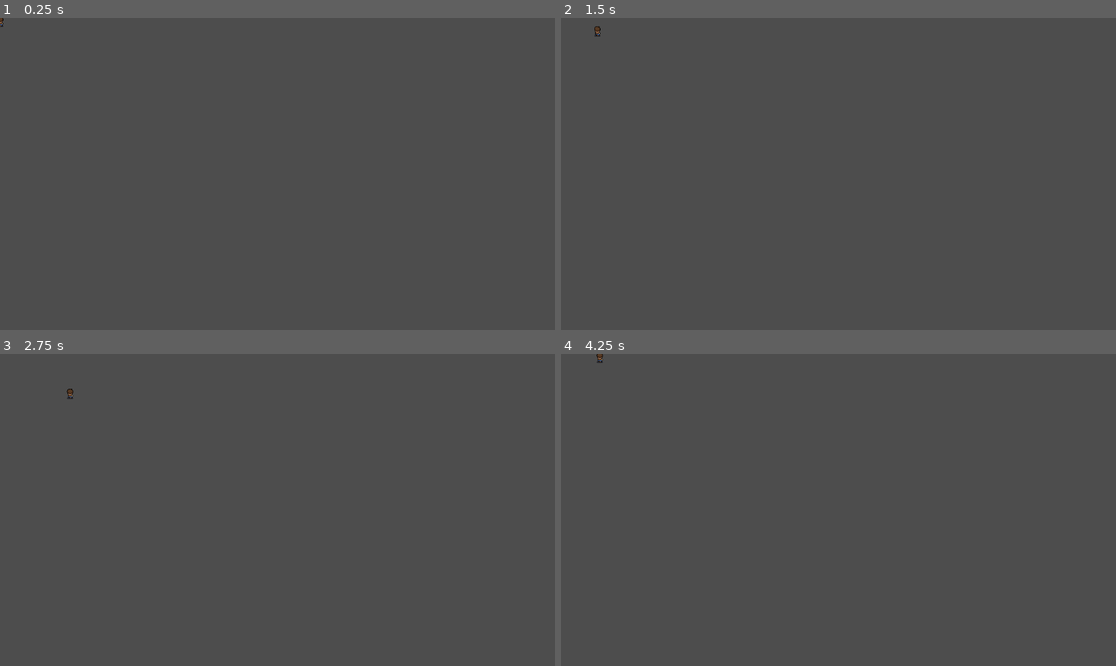
Above: before the commit, frames 1-4 (two rows, left to right).
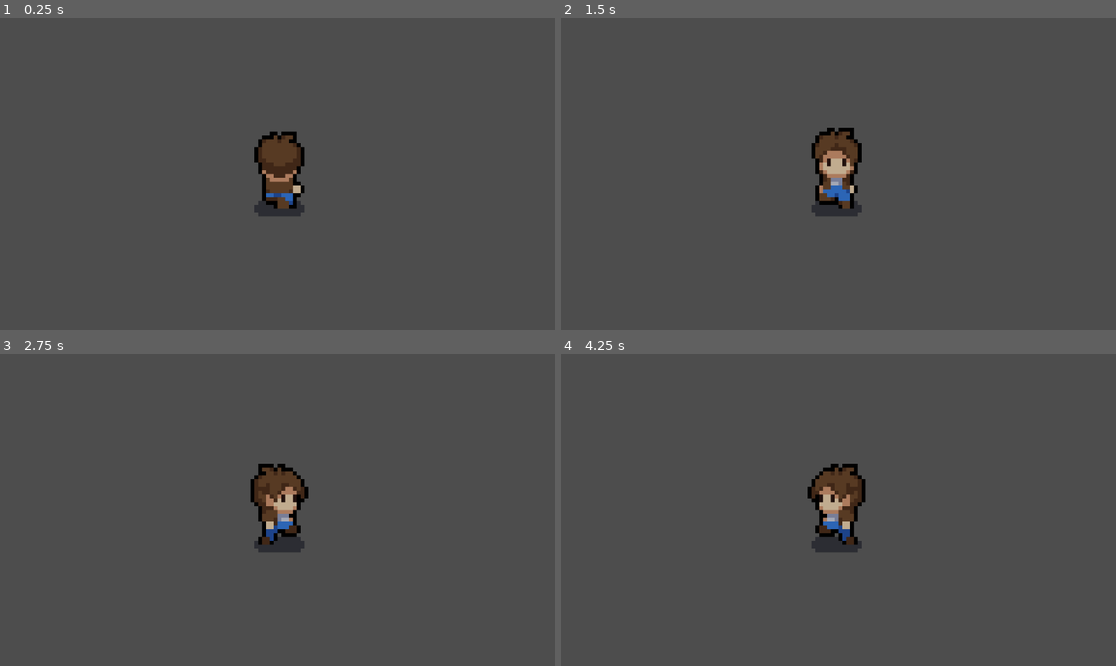
Above: after the commit, the same moments.

Repository: Cowelist/Sosse-sompen
Game: Godot game, scene res://Scene/Characters/Main_player/player_1.tscn
Same seed, same stepped clock (60 frames per second), same inputs: the game is played once before the commit and once after it.
Inputs:
- Up to frame 1 (0.25 s): no input
- Up to frame 2 (1.5 s): tap Enter at 0.5 s; hold D (dir_Right) 0.53-1.28 s; hold S (dir_Down) from 1.28 s (still down)
- Up to frame 3 (2.75 s): release S (dir_Down) at 2.03 s; hold D (dir_Right) from 2.03 s (still down)
- Up to frame 4 (4.25 s): release D (dir_Right) at 2.78 s; hold W (dir_Up) 2.78-3.53 s; hold A (dir_Left) from 3.53 s (still down)

The runs differ from the first frame. In frame 1, 2.1% of the frame differs, in the area x 0-55%, y 0-64%; in frame 2, 2.2%; in frame 3, 2.3%, in the area x 12-56%, y 11-64%; in frame 4, 2.3%.

Commit message:
Full body movment basic
Ferdig med basen til spiller karakteren

Diff:
--- a/Scene/Characters/Main_player/player_1.tscn
+++ b/Scene/Characters/Main_player/player_1.tscn
@@ -287,6 +287,10 @@
 "name": &"walk_side",
 "speed": 5.0
 }]
+
+[sub_resource type="CapsuleShape2D" id="CapsuleShape2D_8ld86"]
+radius = 7.0
+height = 22.0
 
 [node name="Player1" type="CharacterBody2D"]
 script = ExtResource("1_6ebfk")
@@ -294,3 +298,14 @@
 [node name="AnimatedSprite2D" type="AnimatedSprite2D" parent="."]
 sprite_frames = SubResource("SpriteFrames_kek80")
 animation = &"walk_back"
+
+[node name="Camera2D" type="Camera2D" parent="."]
+position = Vector2(0, 8)
+zoom = Vector2(2, 2)
+
+[node name="CollisionShape2D" type="CollisionShape2D" parent="."]
+position = Vector2(0, 7)
+shape = SubResource("CapsuleShape2D_8ld86")
+
+[node name="PointLight2D" type="PointLight2D" parent="."]
+light_mask = 0
--- a/Script/Character/Main_player/basic_player_mechanics.gd
+++ b/Script/Character/Main_player/basic_player_mechanics.gd
@@ -1,21 +1,60 @@
 extends CharacterBody2D
 
 const speed = 100
-
+var current_direction = "none"
+#Funksjonen er for spiller bevegelsen
 func _physics_process(delta):
 	var move_direction = Vector2.ZERO
 
 	if Input.is_action_pressed("dir_Right"):
+		current_direction = "left"
+		play_anim(1)
 		move_direction.x += 1
 	elif Input.is_action_pressed("dir_Left"):
+		current_direction = "right"
+		play_anim(1)
 		move_direction.x -= 1
 	if Input.is_action_pressed("dir_Down"):
+		current_direction = "down"
+		play_anim(1)
 		move_direction.y += 1
 	elif Input.is_action_pressed("dir_Up"):
+		current_direction = "up"
+		play_anim(1)
 		move_direction.y -= 1
 
 	velocity = Vector2(move_direction * speed)
 	move_and_slide()
 
+#Denne funksjonen er for spiller animasjonen når du bevegger spilleren
 func play_anim(movment):
-	var dir
+	var dir = current_direction
+	var animation = $AnimatedSprite2D
+
+	if dir == "right":
+		animation.flip_h = true
+		if movment == 1:
+			animation.play("walk_side")
+		elif movment == 0:
+			animation.play("idle_side")
+
+	if dir == "left":
+		animation.flip_h = false
+		if movment == 1:
+			animation.play("walk_side")
+		elif movment == 0:
+			animation.play("idle_side")
+
+	if dir == "up":
+		animation.flip_h = true
+		if movment == 1:
+			animation.play("walk_back")
+		elif movment == 0:
+			animation.play("idle_back")
+
+	if dir == "down":
+		animation.flip_h = true
+		if movment == 1:
+			animation.play("walk_front")
+		elif movment == 0:
+			animation.play("idle_front")
--- a/project.godot
+++ b/project.godot
@@ -13,6 +13,10 @@
 config/name="Sosse_sompen"
 run/main_scene="res://Scene/Characters/Main_player/player_1.tscn"
 config/features=PackedStringArray("4.3", "Forward Plus")
+
+[display]
+
+window/stretch/scale=4.0
 
 [input]
 
Not shown: 1 places in Scene/Characters/Main_player/player_1.tscn that only renumber resources
